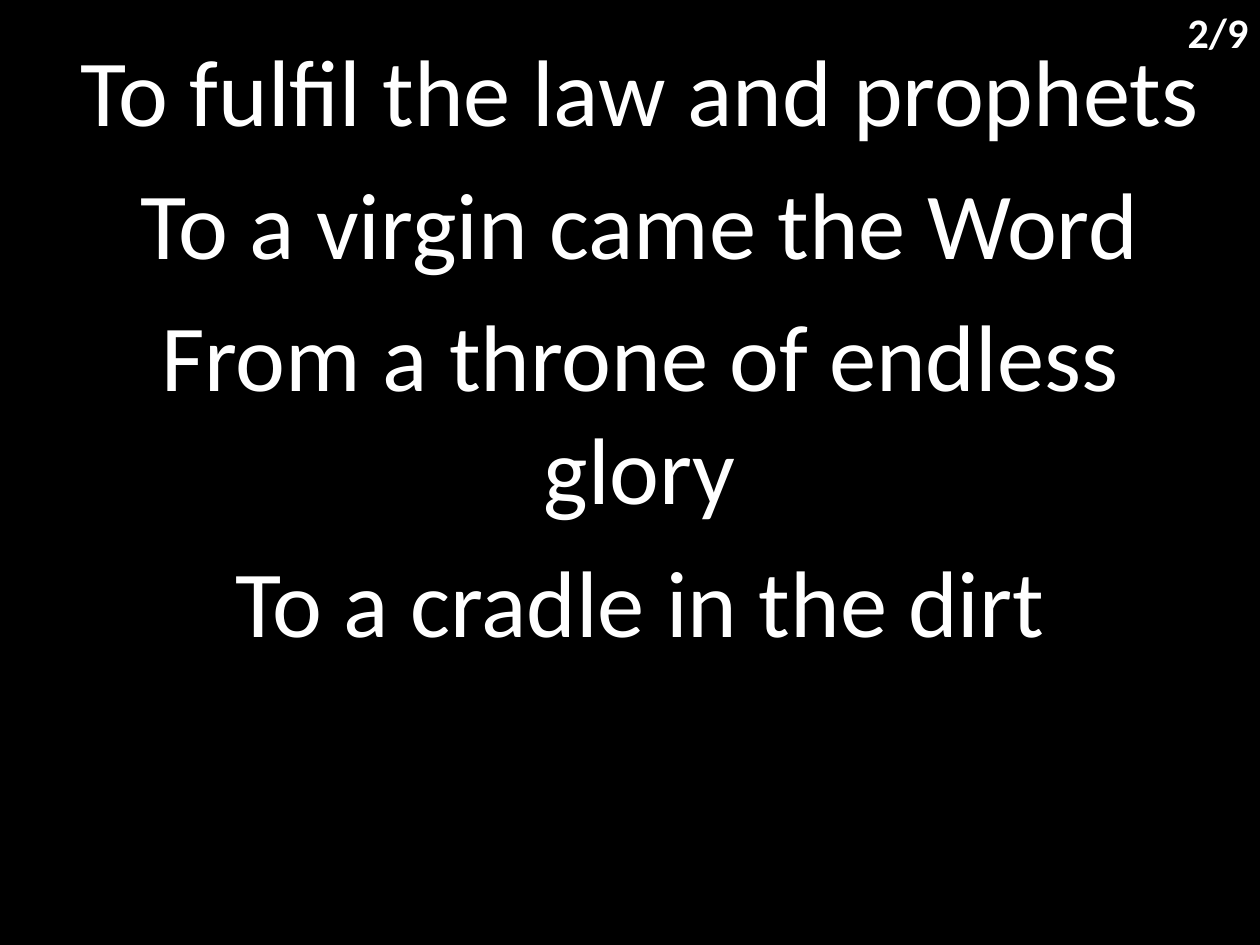
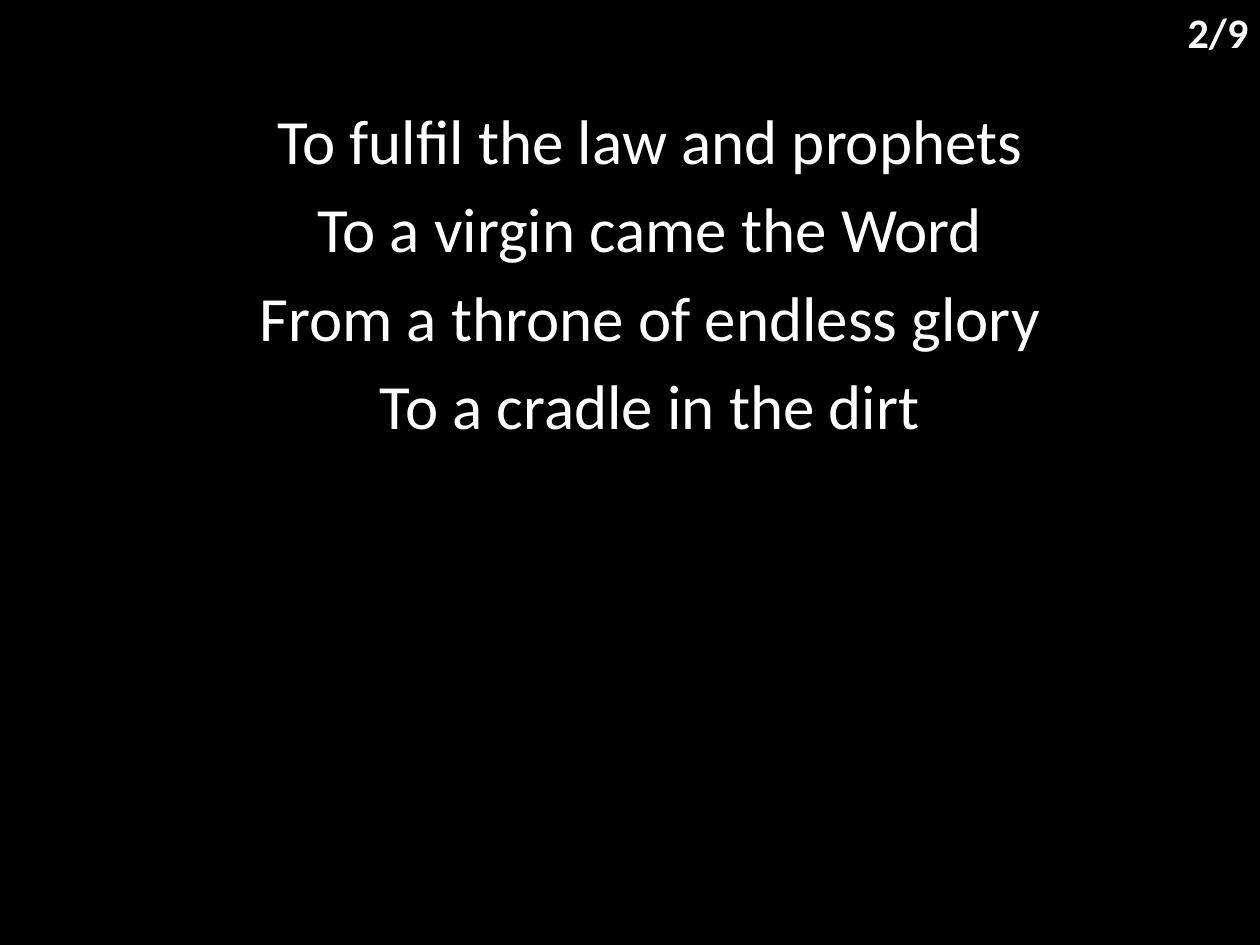
Before and after one commit to hoo-are-ya/worship, a slide deck: slide 3 of docs/songs/king of kings.pptx. Drawn at 1260x945 pixels with LibreOffice and Linux fonts; fonts in the diff are those of the drawing. Boxes give left, top, right and bottom in pixels: in the first picture for what was removed or moved away, otherwise in the second. Text is boxed around its words. In the diff, an @@ line names an element or a change of style, - is before the commit and + after.

```diff
--- a/docs/songs/king of kings.pptx
+++ b/docs/songs/king of kings.pptx
@@ subtitle "To fulfil the law and ...": place and size @@
-subtitle "To fulfil the law and ..." at [81,60,1198,638]
+subtitle "To fulfil the law and ..." at [259,120,1040,430]
@@ subtitle "To fulfil the law and ..." at [259,120,1040,430]: size 54 to 36 pt; less space between paragraphs @@
```
Also in this commit, not shown: 8 other slides changed, 9 other files.
